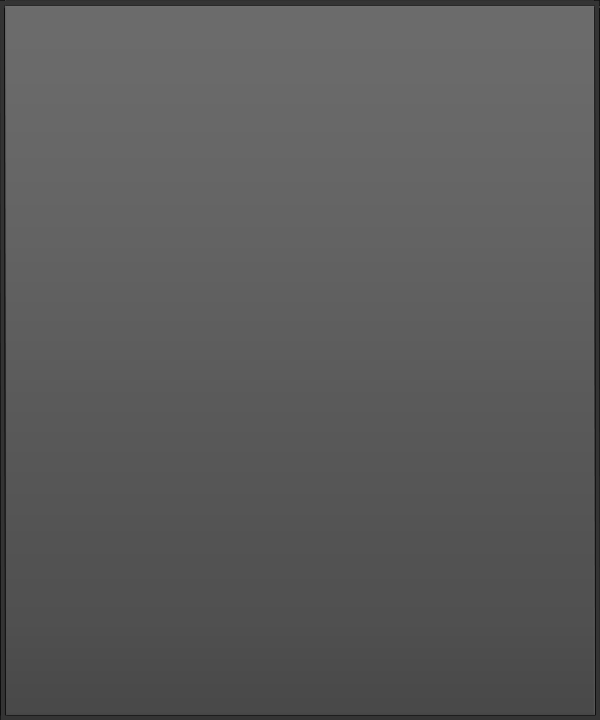
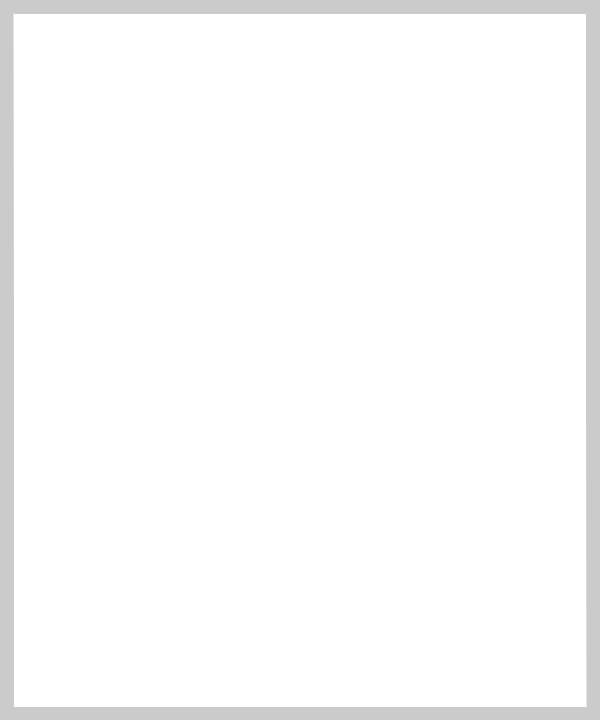
Comparing the layer stacks of the two (600, 720) images. Changes:
showed "Layer 2 copy" over [left=0, top=0, right=600, bottom=720]
hid "Layer 2" over [left=0, top=0, right=600, bottom=720]
hid "Layer 4" over [left=0, top=0, right=600, bottom=720]
hid "Layer 3" over [left=0, top=0, right=600, bottom=660]
